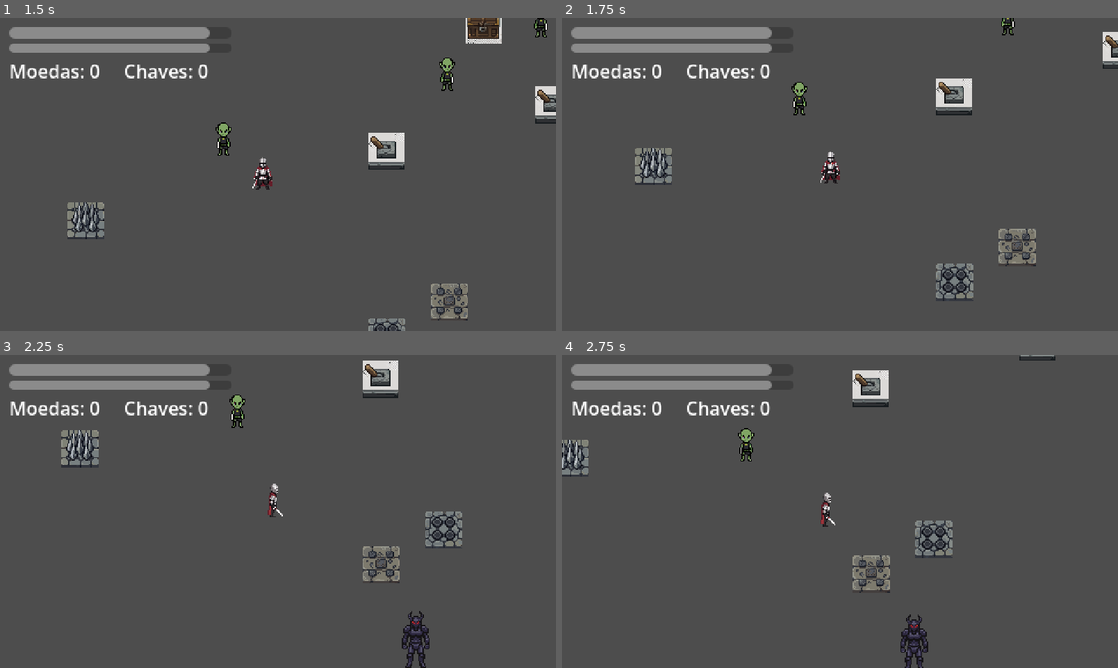
Above: before the commit, frames 1-4 (two rows, left to right).
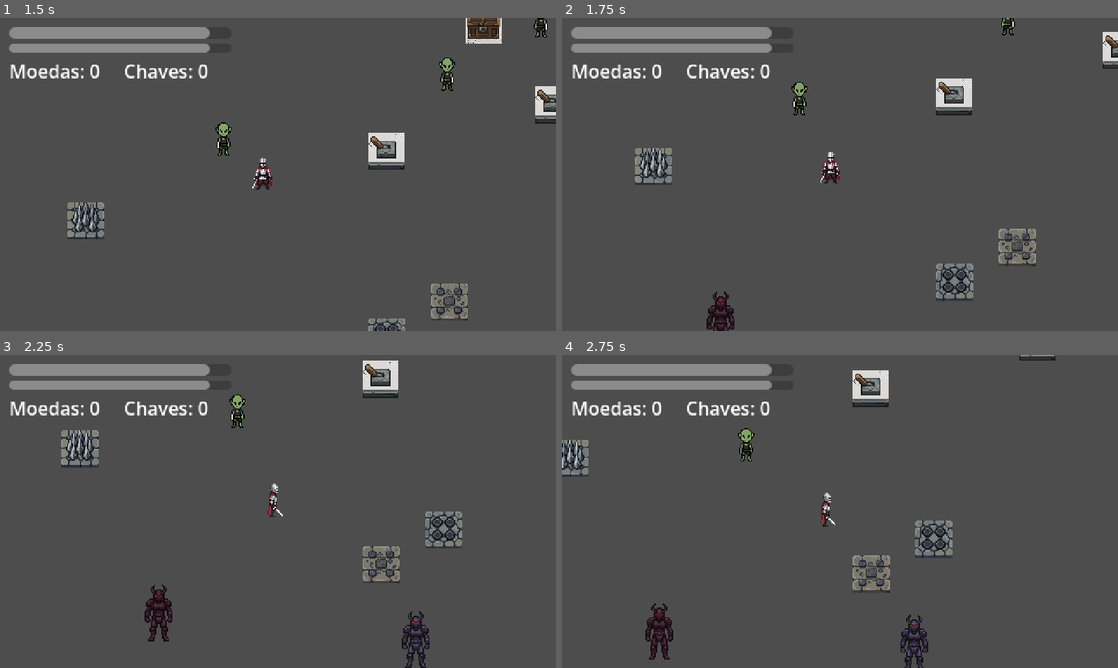
Above: after the commit, the same moments.

Repository: Rainer5259/holy-diver
Game: Godot game, scene res://scenes/levels/main_dungeon.tscn
The game is run twice, just before and just after one commit, with the same random seed, the same clock (stepped at 60 frames per second) and the same inputs.
Inputs:
- Up to frame 1 (1.5 s): hold D (move_right) 0.53-1.28 s; tap J (attack) at 0.6 s; hold S (move_down) from 1.28 s (still down); tap Space (dodge) at 1.35 s
- Up to frame 2 (1.75 s): keep holding S (move_down)
- Up to frame 3 (2.25 s): release S (move_down) at 2.03 s; hold D (move_right) from 2.03 s (still down); tap E (interact) at 2.1 s
- Up to frame 4 (2.75 s): keep holding D (move_right)

Frame 1 is identical in both runs. In frame 2, 0.4% of the frame differs, in the area x 26-31%, y 87-100%; in frame 3, 0.5%, in the area x 26-31%, y 73-92%; in frame 4, 0.5%.

Commit message:
feat: expand navigation and add strong mob to map

Diff:
--- a/scenes/levels/main_dungeon.tscn
+++ b/scenes/levels/main_dungeon.tscn
@@ -23,6 +23,8 @@
 [ext_resource type="TileSet" uid="uid://dungeon_tileset" path="res://resources/tilesets/dungeon_tileset.tres" id="20_tileset"]
 [ext_resource type="PackedScene" path="res://scenes/interactables/key_item.tscn" id="21_key_scene"]
 
+[ext_resource type="PackedScene" uid="uid://strong_goblin_01" path="res://scenes/entities/enemies/strong_goblin.tscn" id="22_strong_goblin"]
+
 [sub_resource type="CircleShape2D" id="PlayerCollision"]
 radius = 5.0
 
@@ -48,9 +50,9 @@
 size = Vector2(28, 28)
 
 [sub_resource type="NavigationPolygon" id="NavigationPolygon_dungeon"]
-vertices = PackedVector2Array(0, 0, 1000, 0, 1000, 1000, 0, 1000)
+vertices = PackedVector2Array(-500, -500, 2000, -500, 2000, 2000, -500, 2000)
 polygons = Array[PackedInt32Array]([PackedInt32Array(0, 1, 2, 3)])
-outlines = Array[PackedVector2Array]([PackedVector2Array(0, 0, 1000, 0, 1000, 1000, 0, 1000)])
+outlines = Array[PackedVector2Array]([PackedVector2Array(-500, -500, 2000, -500, 2000, 2000, -500, 2000)])
 source_geometry_group_name = &"navigation_polygon_source_group"
 agent_radius = 10.0
 
@@ -315,6 +317,9 @@
 
 [node name="CollisionShape2D" type="CollisionShape2D" parent="Enemies/Goblin_03/AttackArea"]
 shape = SubResource("EnemyAttackShape")
+
+[node name="StrongGoblin_01" parent="Enemies" instance=ExtResource("22_strong_goblin")]
+position = Vector2(80, 300)
 
 [node name="Boss" type="CharacterBody2D" parent="Enemies"]
 position = Vector2(312, 384)
Not shown, changed: GEMINI.md
